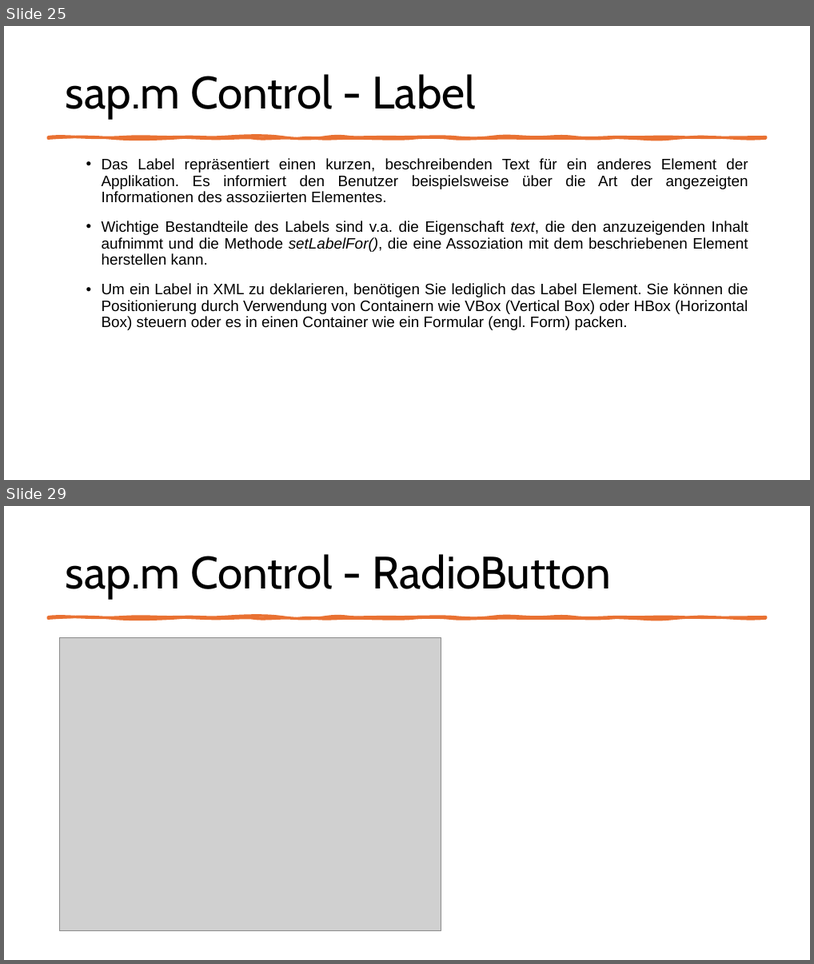
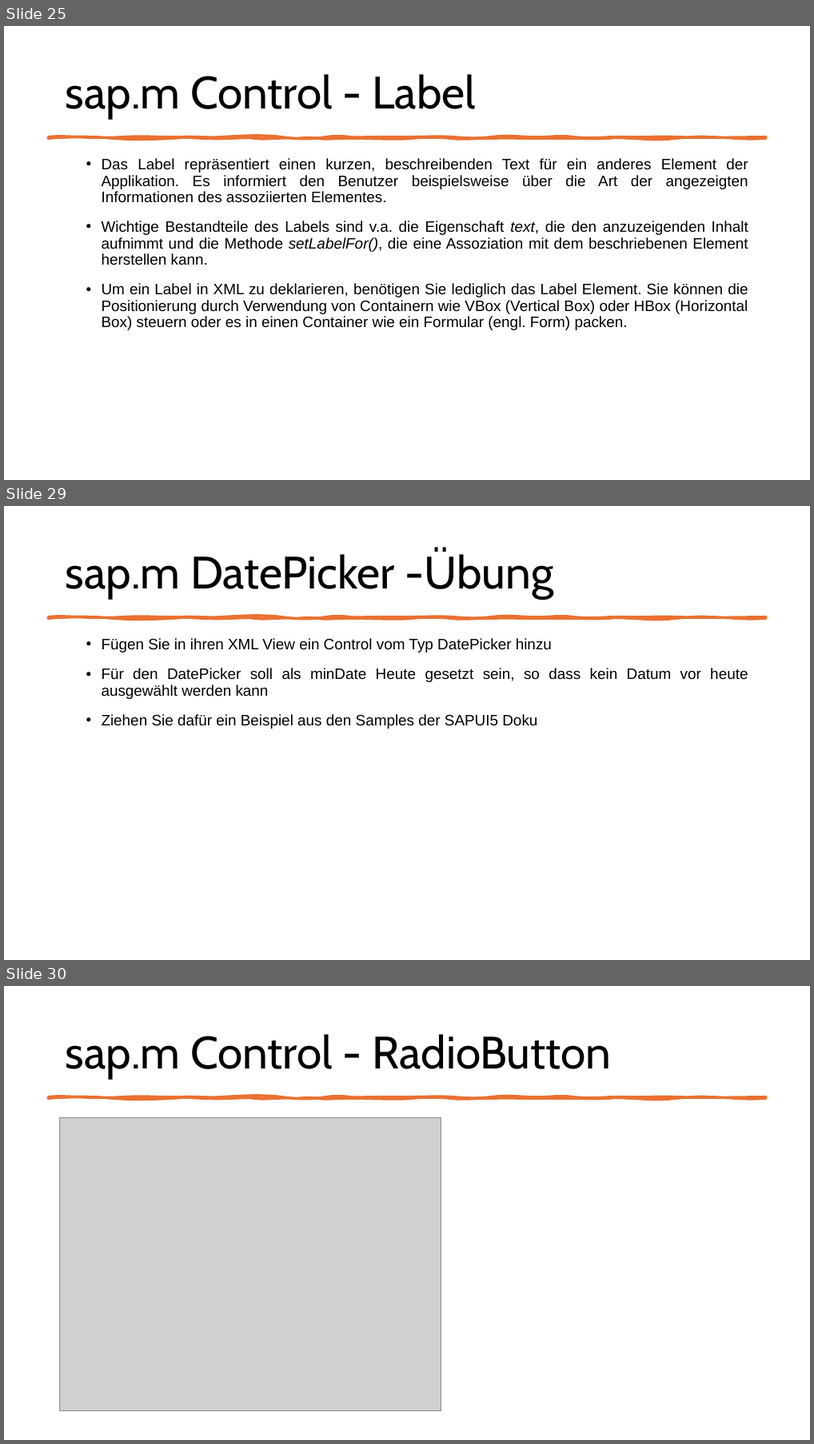
Before and after one commit to MatLange/Schulung-SAPUI5-und-Fiori, a slide deck: Tag02_SAPUI5-Fiori_DE.pptx. Shown one above the other, each under a label of ours: slides 25 and 29 before the commit, slides 25, 29 and 30 after it; the slides between them are not shown. The pictures are 814x964 and 814x1444 pixels, drawn with LibreOffice and Linux fonts; fonts in the diff are those of the drawing; grey boxes stand for pictures. Boxes give left, top, right and bottom in pixels: in the first picture for what was removed or moved away, otherwise in the second. Text is boxed around its words. In the diff, an @@ line names an element or a change of style, - is before the commit and + after.

```diff
--- a/Tag02_SAPUI5-Fiori_DE.pptx
+++ b/Tag02_SAPUI5-Fiori_DE.pptx
@@ slide 29 added at (4,506,810,960), background #FFFFFF @@
@@ title added at (66,550,554,599), 54 pt, text #000000 @@
+sap.m DatePicker -Übung
@@ freeform shape added at (48,616,766,618), fill #E97132, outline #E97132 3.25 pt @@
@@ text added at (102,638,748,728), 18 pt, text #000000 @@
+• Fügen Sie in ihren XML View ein Control vom Typ DatePicker hinzu
+• Für den DatePicker soll als minDate Heute gesetzt sein, so dass kein Datum vor heute ausgewählt werden kann
+• Ziehen Sie dafür ein Beispiel aus den Samples der SAPUI5 Doku
@@ what was slide 29 is now slide 30 @@
```
Also in this commit, not shown: 18 slides changed.
